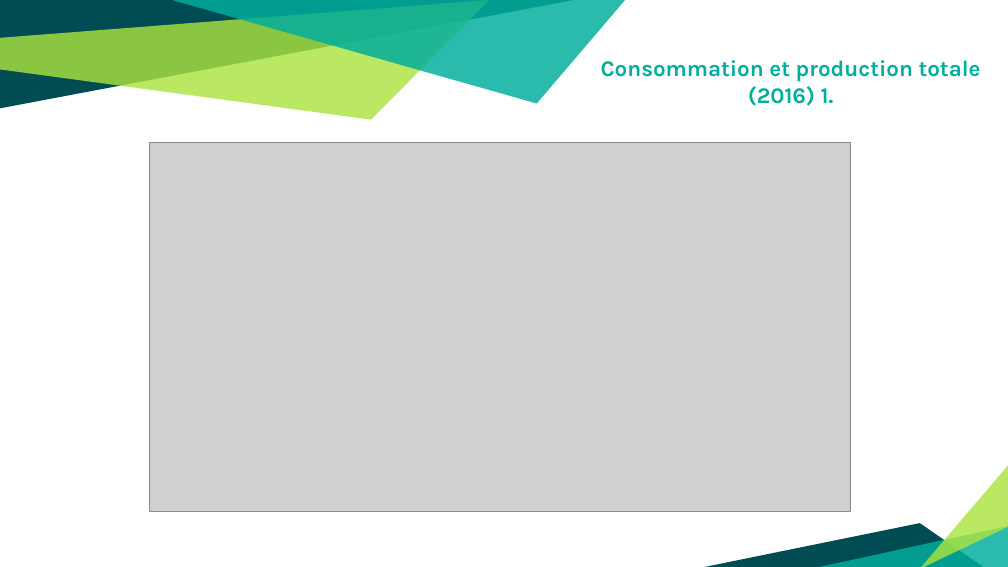
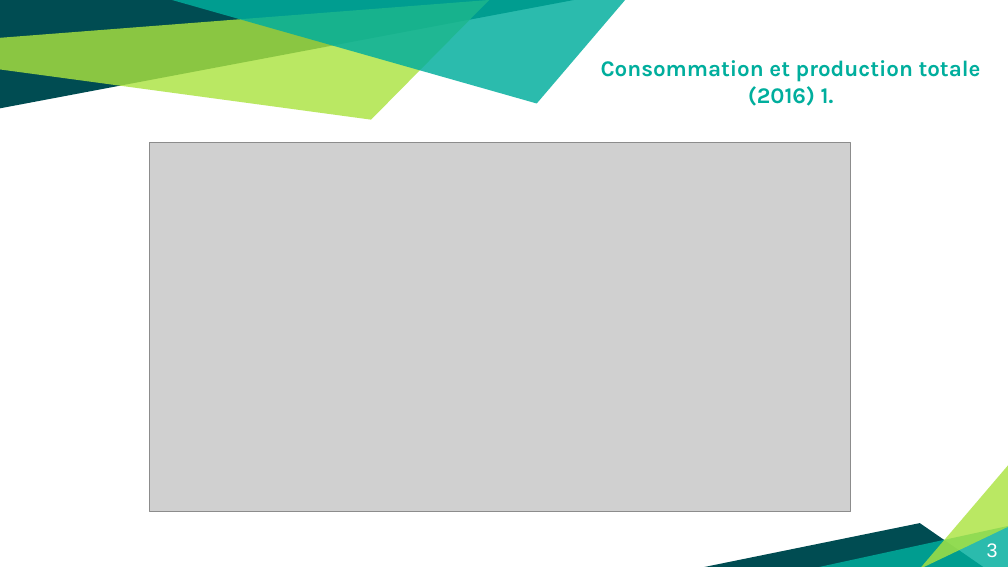
Before and after one commit to gollgot/BI1-project, a slide deck: slide 4 of presentation.pptx. Drawn at 1008x567 pixels with LibreOffice and Linux fonts; fonts in the diff are those of the drawing; grey boxes stand for pictures. Boxes give left, top, right and bottom in pixels: in the first picture for what was removed or moved away, otherwise in the second. Text is boxed around its words. In the diff, an @@ line names an element or a change of style, - is before the commit and + after.

Commit message:
Updated the presentation

```diff
--- a/presentation.pptx
+++ b/presentation.pptx
@@ text added at [987,543,998,557], 14 pt, text #FFFFFF @@
+3
```
Also in this commit, not shown: 6 other slides changed, 1 slide added, 1 slide removed.
